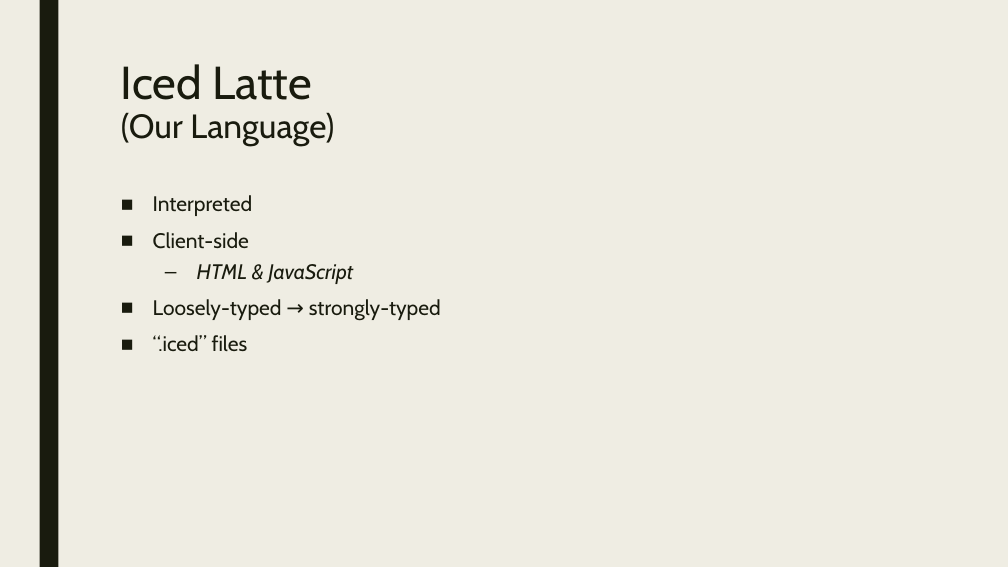
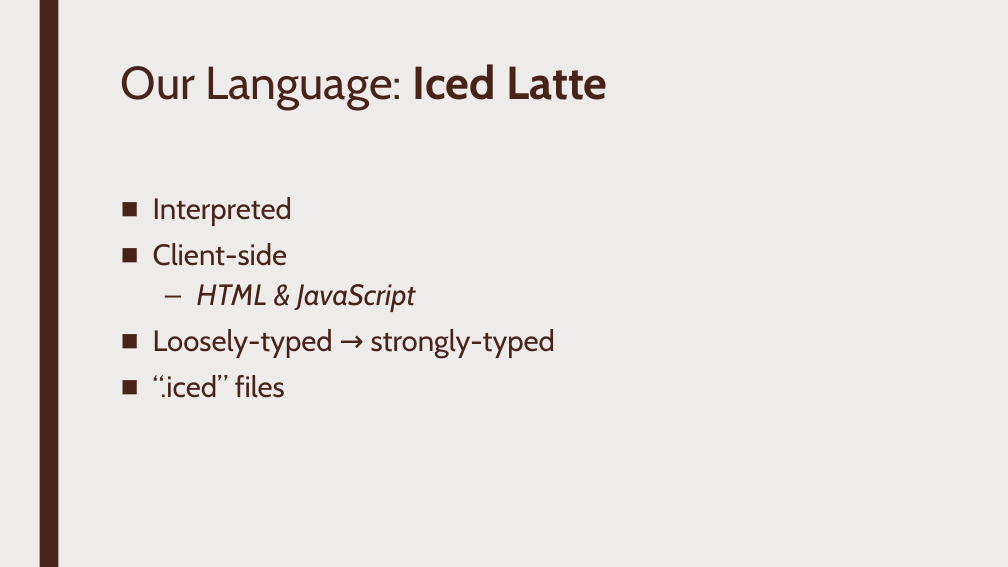
Before and after one commit to austinvanbockern/ProjectFire, a slide deck: slide 3 of ProjectFIRE.pptx. Drawn at 1008x567 pixels with LibreOffice and Linux fonts; fonts in the diff are those of the drawing. Boxes give left, top, right and bottom in pixels: in the first picture for what was removed or moved away, otherwise in the second. Text is boxed around its words. In the diff, an @@ line names an element or a change of style, - is before the commit and + after.

```diff
--- a/ProjectFIRE.pptx
+++ b/ProjectFIRE.pptx
@@ background #EFEDE3 to #EDECEB @@
@@ rectangle at (x1=39, y1=0, x2=58, y2=567): fill #191B0E to #4A2318 @@
@@ title at (x1=121, y1=64, x2=607, y2=110): text changed; size 32 to 44 pt; text colour #191B0E to #4A2318 @@
-Iced Latte
-(Our Language)
+Our Language: Iced Latte
@@ text "Interpreted" at (x1=153, y1=197, x2=555, y2=398): size 20 to 28 pt, text colour #191B0E to #4A2318 @@
```
Also in this commit, not shown: 7 other slides changed, 1 slide added, 3 other files.
